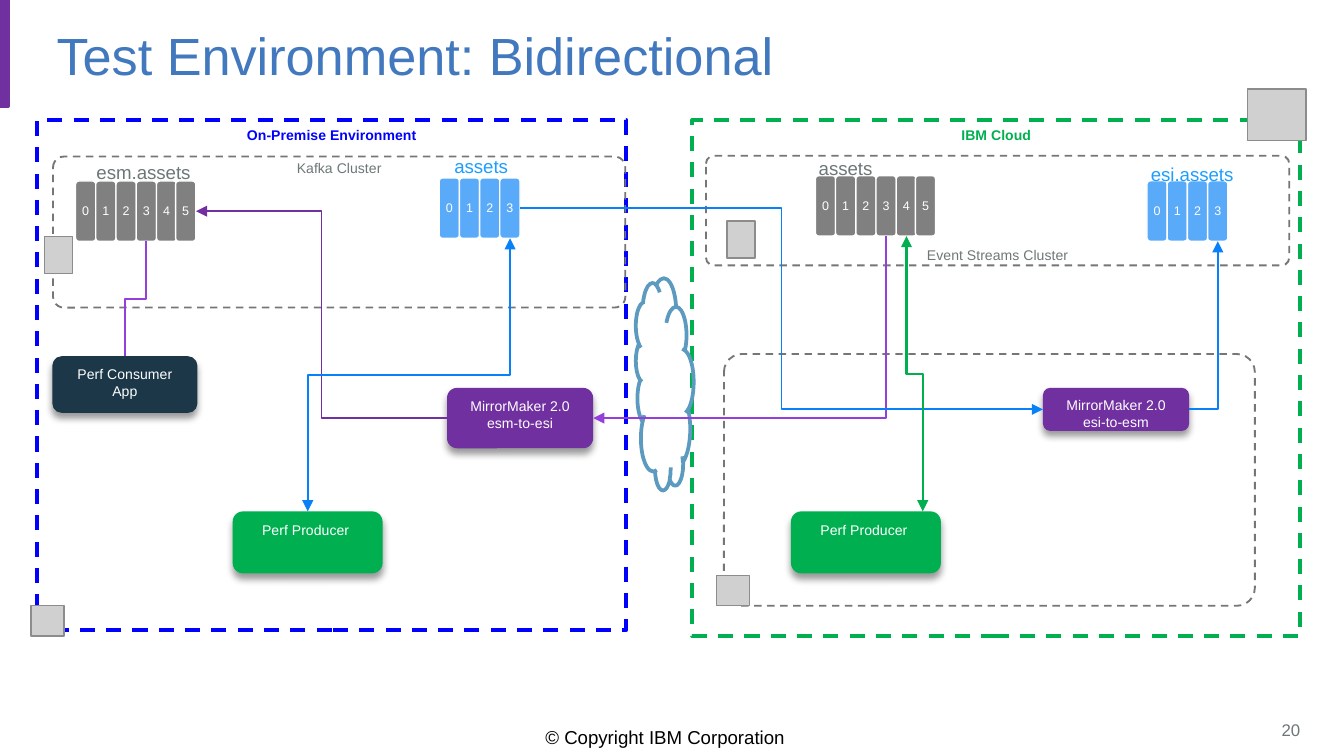
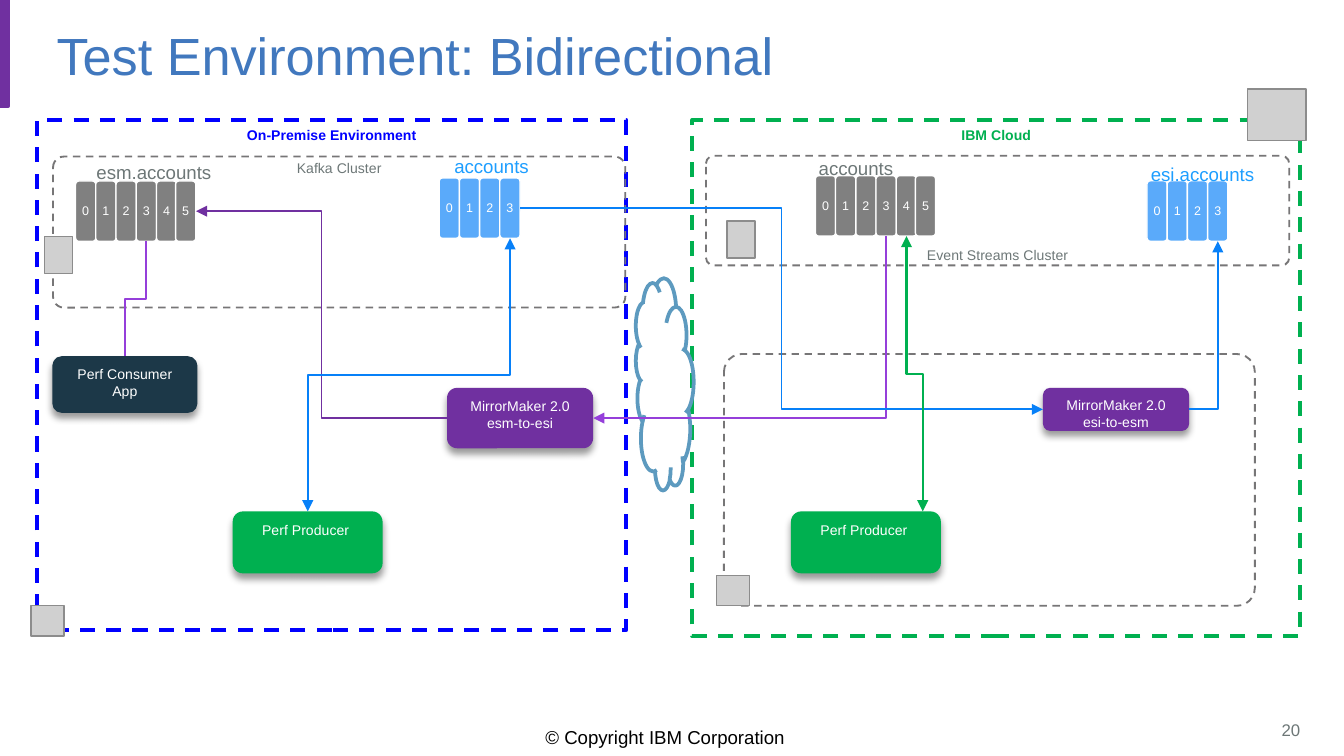
Before and after one commit to jbcodeforce/kp-data-replication, a slide deck: slide 20 of docs/mm2-diagrams.pptx. Drawn at 1344x756 pixels with LibreOffice and Linux fonts; fonts in the diff are those of the drawing; grey boxes stand for pictures; background and template pictures are left out. Boxes give left, top, right and bottom in pixels: in the first picture for what was removed or moved away, otherwise in the second. Text is boxed around its words. In the diff, an @@ line names an element or a change of style, - is before the commit and + after.

Commit message:
work on test tool doc

```diff
--- a/docs/mm2-diagrams.pptx
+++ b/docs/mm2-diagrams.pptx
@@ text at bbox=[96, 167, 211, 184]: text changed @@
-esm.assets
+esm.accounts
@@ text at bbox=[454, 161, 528, 173]: text changed @@
-assets
+accounts
@@ text at bbox=[819, 163, 893, 179]: text changed @@
-assets
+accounts
@@ text at bbox=[1151, 167, 1254, 186]: text changed @@
-esi.assets
+esi.accounts
```
Also in this commit, not shown: 6 other files.
